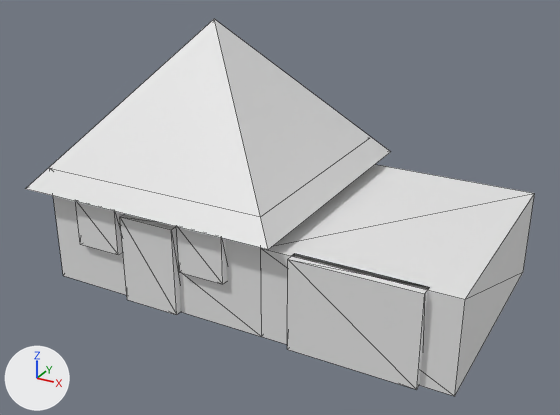
The glTF model assets/models/house_garage.glb: old version first, new version second.
One viewpoint serves both versions: a 50 mm camera at (7.07, -10.65, 6.53) aimed at (1.41, -0.35, 1.38). Lighting does not change. The marker at lower left points along +X, +Y and +Z. The picture after the commit comes second. Mesh edges are drawn as thin lines. Where no turn or scale is listed for an object, it has been applied to the vertices.

The scene before the commit, as lines of its bpy script (objects in view):
```python
ob_dach = bpy.data.objects.new('Dach', me_cone_001)
ob_dach.location = (0.0, 0.0, 2.98)
ob_fenster_links = bpy.data.objects.new('Fenster_links', me_cube_009)
ob_fenster_links.location = (-1.0, -2.01, 1.2)
ob_fenster_rechts = bpy.data.objects.new('Fenster_rechts', me_cube_010)
ob_fenster_rechts.location = (1.0, -2.01, 1.2)
ob_garage = bpy.data.objects.new('Garage', me_cube_011)
ob_garage.location = (3.5, 0.0, 0.75)
ob_garagentor = bpy.data.objects.new('Garagentor', me_cube_012)
ob_garagentor.location = (3.5, -2.01, 0.75)
ob_haus = bpy.data.objects.new('Haus', me_cube_007)
ob_haus.location = (0.0, 0.0, 1.0)
ob_tür = bpy.data.objects.new('Tür', me_cube_008)
ob_tür.location = (0.0, -2.01, 0.75)
```
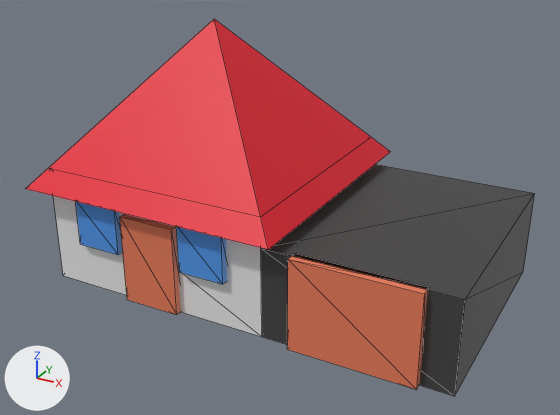
Pixel boxes [x1, y1, x2, y2] of what changed, in the pictures (560 x 415 px):
'Dach', recoloured (white to red)
    both: [26, 19, 390, 250]
'Garage', recoloured (white to dark grey)
    both: [261, 164, 535, 396]
'Garagentor', recoloured (white to orange)
    both: [287, 254, 430, 390]
'Tür', recoloured (white to orange)
    both: [120, 214, 181, 315]
'Fenster_rechts', recoloured (white to blue)
    both: [177, 227, 227, 284]
'Fenster_links', recoloured (white to blue)
    both: [75, 201, 123, 255]

The change, as a list of edits to the scene's bpy script:
```text
Change mat_dach_mat:
    mat_dach_mat.base_color: (0.8, 0.8, 0.8) -> (0.8, 0.00554, 0.0243)  # white #e7e7e7 -> red #e7112b
Change mat_tür_mat:
    mat_tür_mat.base_color: (0.8, 0.8, 0.8) -> (0.8, 0.198, 0.1)  # white #e7e7e7 -> orange #e77b59
Change mat_fenster_mat:
    mat_fenster_mat.base_color: (0.8, 0.8, 0.8) -> (0.0783, 0.303, 0.8)  # white #e7e7e7 -> blue #4f96e7
Change mat_garage_mat:
    mat_garage_mat.base_color: (0.8, 0.8, 0.8) -> (0.053, 0.053, 0.053)  # white #e7e7e7 -> dark grey #414141
```
